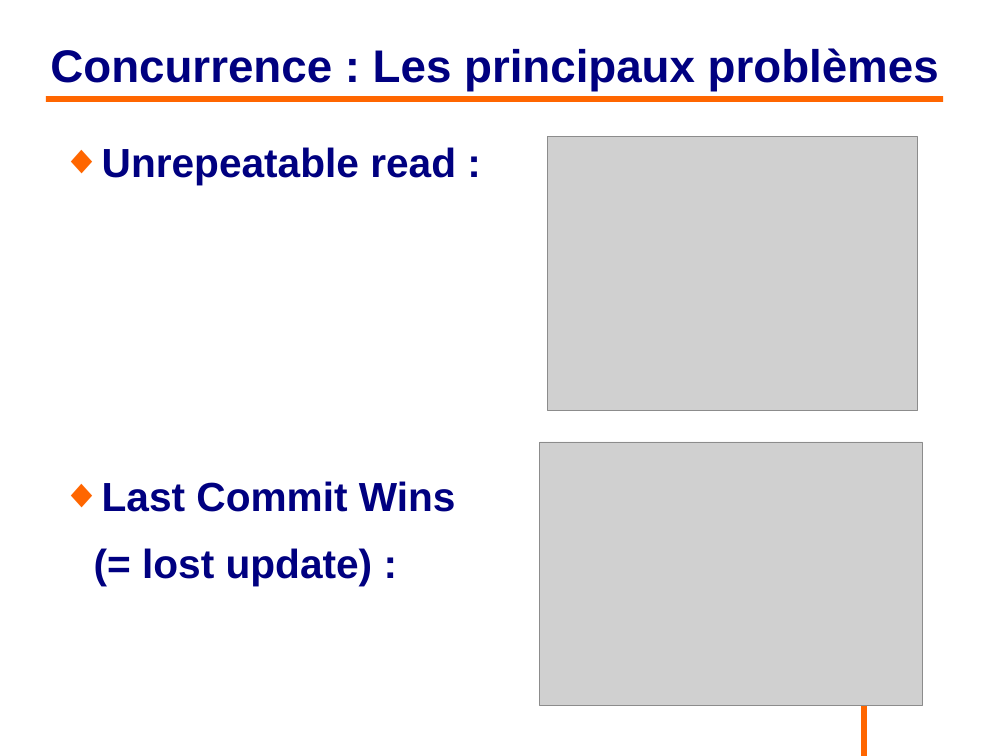
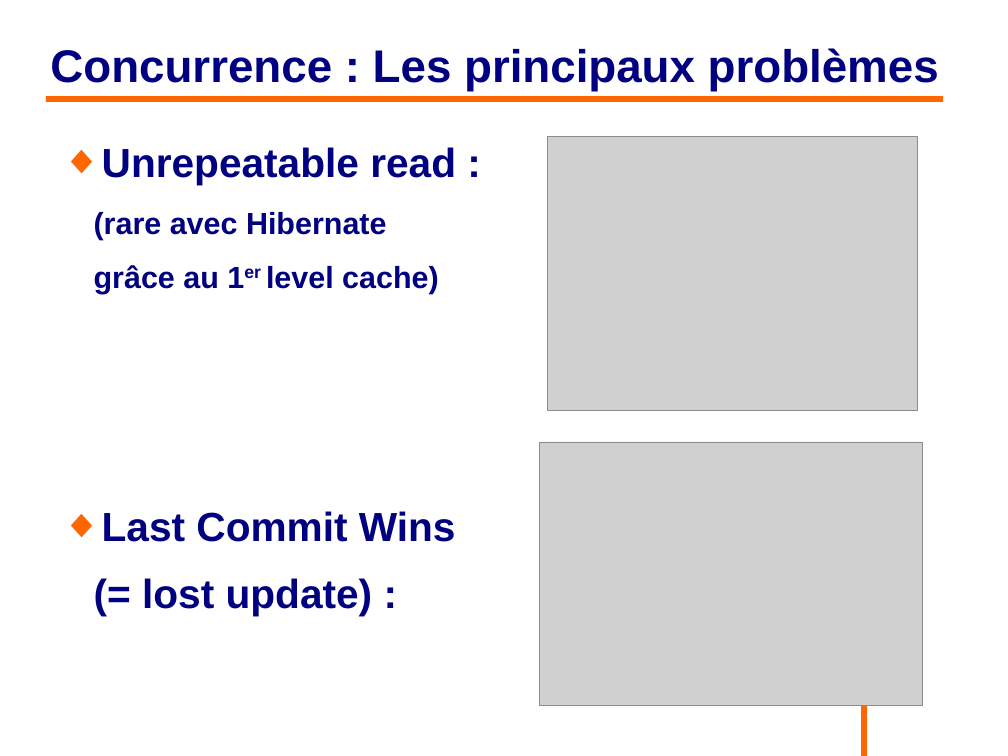
Before and after one commit to philphils/formation-hibernate-avancee, a slide deck: slide 87 of Documentation/diapo_formation_hibernate_avancee.odp. Drawn at 1008x756 pixels with LibreOffice and Linux fonts; fonts in the diff are those of the drawing; grey boxes stand for pictures; background and template pictures are left out. Boxes give left, top, right and bottom in pixels: in the first picture for what was removed or moved away, otherwise in the second. Text is boxed around its words. In the diff, an @@ line names an element or a change of style, - is before the commit and + after.

```diff
--- a/Documentation/diapo_formation_hibernate_avancee.odp
+++ b/Documentation/diapo_formation_hibernate_avancee.odp
@@ text at (94,212,439,294): paragraphs added @@
+(rare avec Hibernate
+grâce au 1er level cache)
```
Also in this commit, not shown: 7 other slides changed, 2 slides added.
